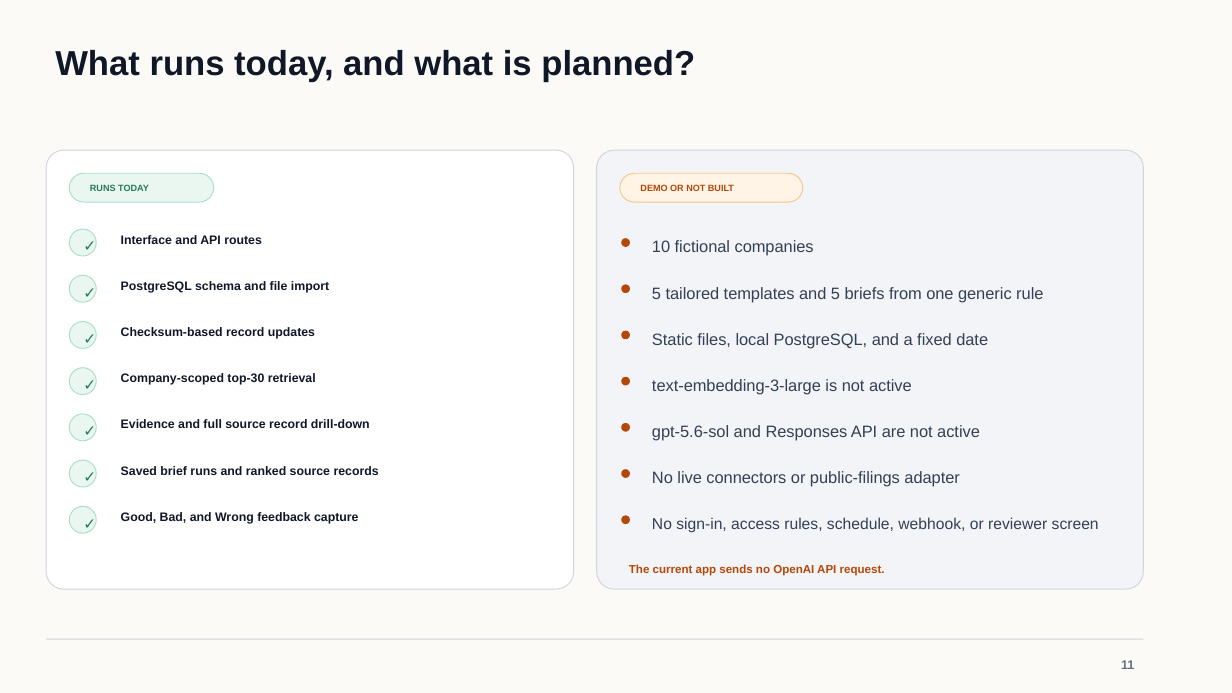
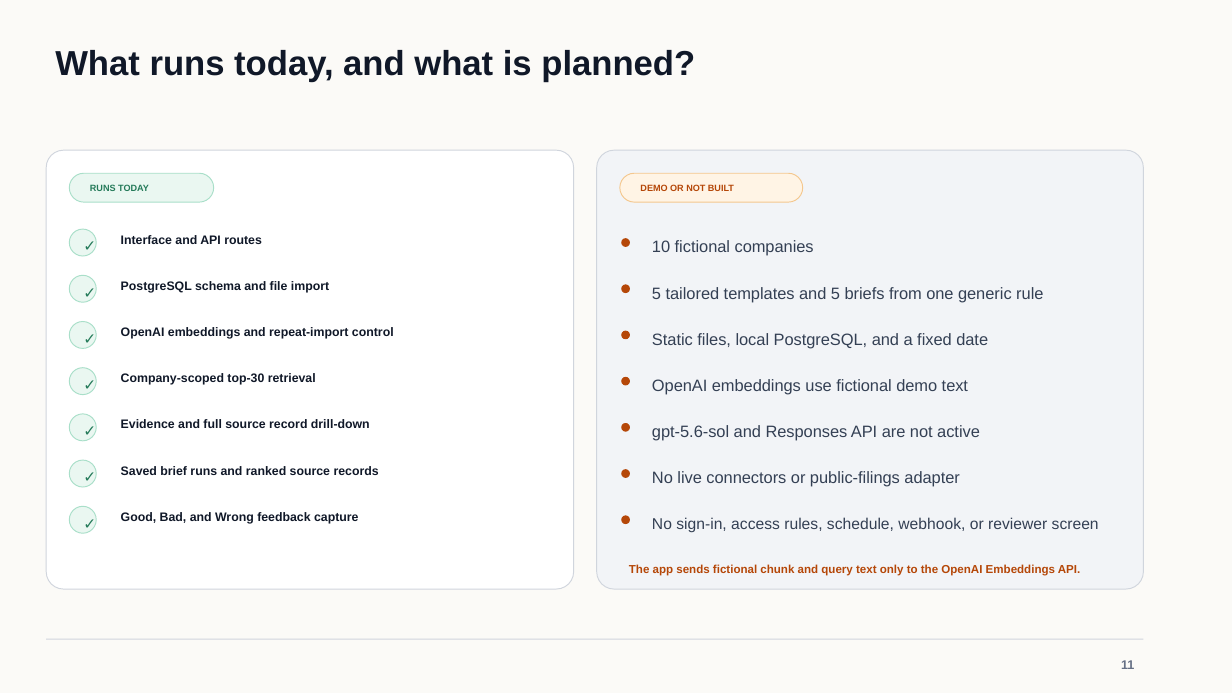
Before and after one commit to osuthorpe/LENS-POC, a slide deck: slide 11 of docs/AVIC-Portfolio-Intelligence-Brief.pptx. Drawn at 1232x693 pixels with LibreOffice and Linux fonts; fonts in the diff are those of the drawing. Boxes give left, top, right and bottom in pixels: in the first picture for what was removed or moved away, otherwise in the second. Text is boxed around its words. In the diff, an @@ line names an element or a change of style, - is before the commit and + after.

Commit message:
Use OpenAI embeddings for retrieval

```diff
--- a/docs/AVIC-Portfolio-Intelligence-Brief.pptx
+++ b/docs/AVIC-Portfolio-Intelligence-Brief.pptx
@@ text at [121, 327, 394, 339]: text changed @@
-Checksum-based record updates
+OpenAI embeddings and repeat-import control
@@ text at [652, 379, 968, 395]: text changed @@
-text-embedding-3-large is not active
+OpenAI embeddings use fictional demo text
@@ text at [629, 564, 1080, 576]: text changed @@
-The current app sends no OpenAI API request.
+The app sends fictional chunk and query text only to the OpenAI Embeddings API.
```
Also in this commit, not shown: 7 other slides changed, 16 other files.
